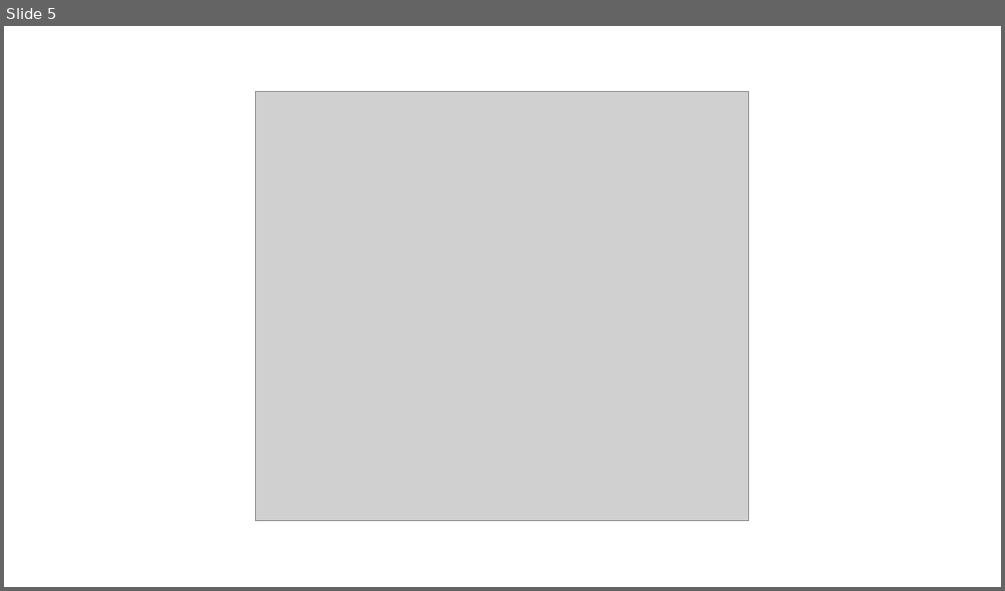
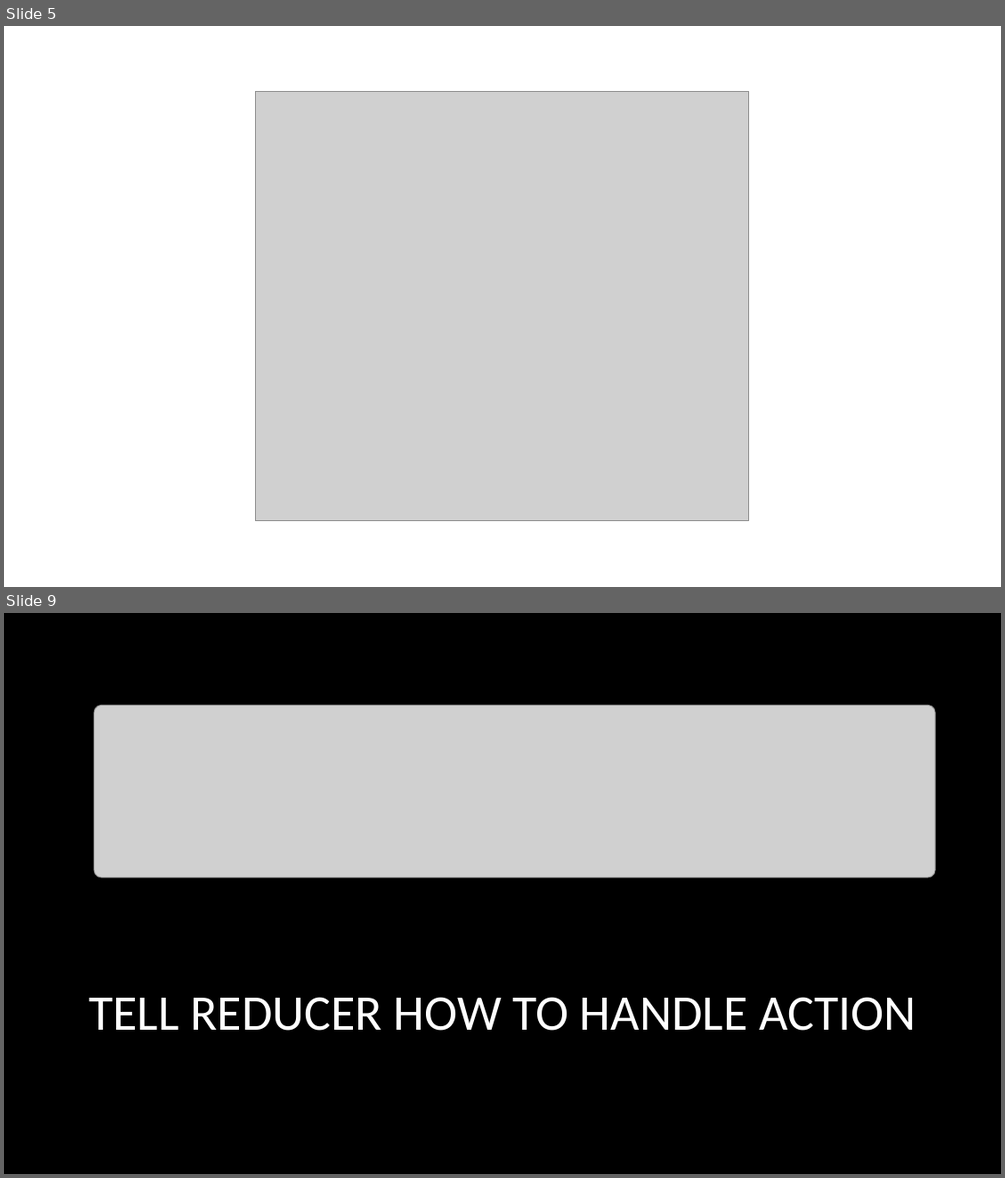
Before and after one commit to Alexpittendrigh/Talks, a slide deck: Redux/Another Redux Talk.pptx. Shown one above the other, each under a label of ours: slide 5 before the commit, slides 5 and 9 after it; the slides between them are not shown. The pictures are 1005x591 and 1005x1178 pixels, drawn with LibreOffice and Linux fonts; fonts in the diff are those of the drawing; grey boxes stand for pictures; background and template pictures are left out. Boxes give left, top, right and bottom in pixels: in the first picture for what was removed or moved away, otherwise in the second. Text is boxed around its words. In the diff, an @@ line names an element or a change of style, - is before the commit and + after.

```diff
--- a/Redux/Another Redux Talk.pptx
+++ b/Redux/Another Redux Talk.pptx
@@ slide 9 added at [4,613,1001,1174], background picture (left out) @@
@@ picture added at [94,705,935,877] @@
@@ title added at [89,997,916,1030], 48 pt, text #FFFFFF @@
+TELL REDUCER HOW TO HANDLE ACTION
```
Also in this commit, not shown: 1 slide changed, 3 other slides added, 4 other files.
